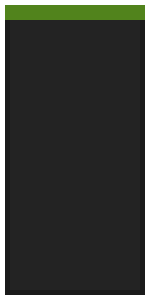
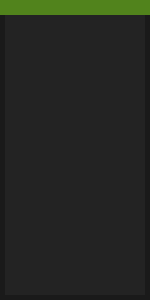
Before/after of a 150×300 layered artwork. What changed in the layer stack:
painted on "Highlight" over 0, 0, 150, 20
renamed "Border" to "border", painted on it over 0, 0, 150, 300
painted on "Background" over 0, 5, 145, 300
